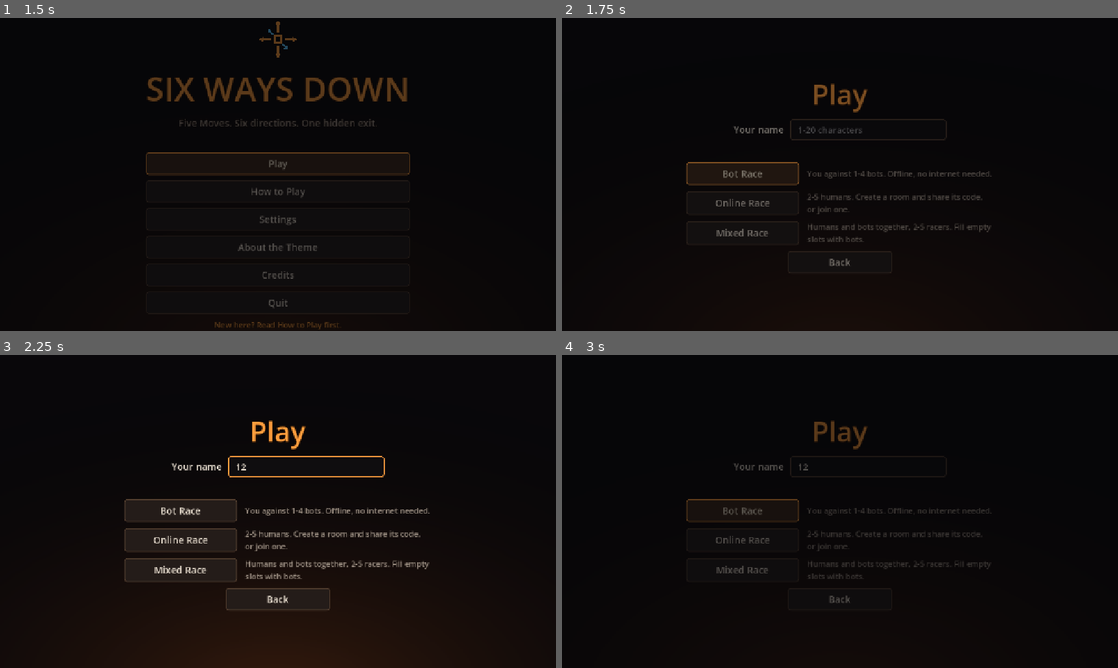
Above: before the commit, frames 1-4 (two rows, left to right).
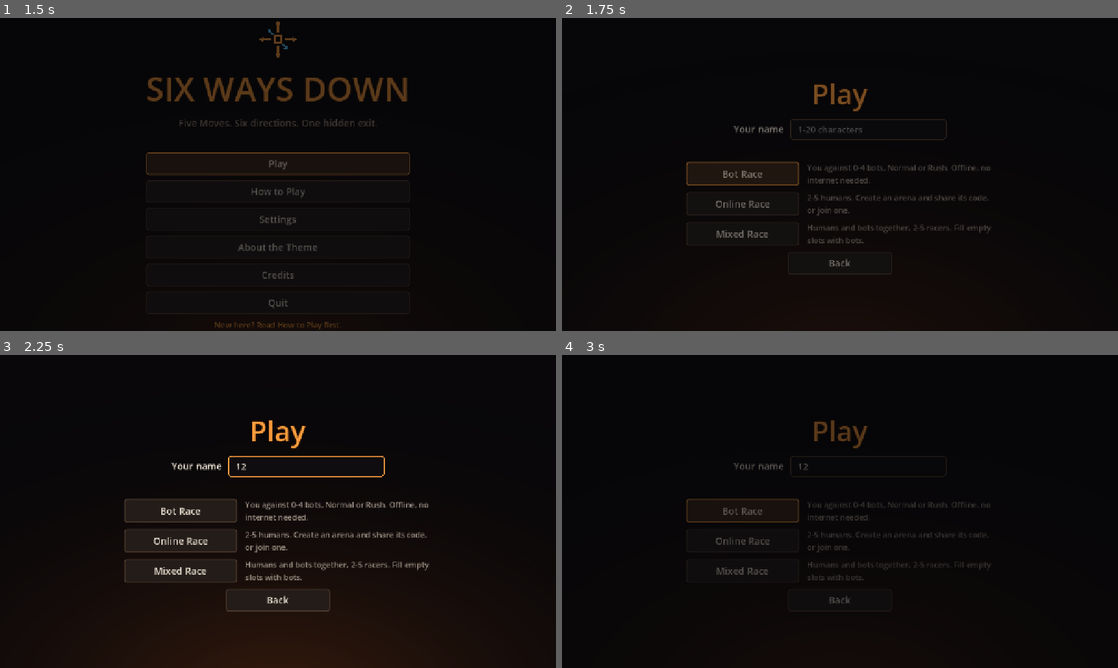
Above: after the commit, the same moments.

Repository: mdraihankabirsifat/Optimus
Game: Godot game, scene res://scenes/ui/splash.tscn
Same seed, same stepped clock (60 frames per second), same inputs: the game is played once before the commit and once after it.
Inputs (mouse positions are in pixels of both pictures, inside the frame that each line leads up to):
- Up to frame 1 (1.5 s): tap Enter (skip_wait) at 0.5 s; move the mouse to (400, 158) at 0.52 s; press the mouse at (400, 158) at 0.53 s; hold D (move_right) 0.53-1.25 s; tap Space (jump) at 0.77 s; release the mouse at (400, 158) at 1.25 s; click "Play" at 1.25 s
- Up to frame 2 (1.75 s): no input
- Up to frame 3 (2.25 s): click (305, 467) at 2.02 s; type "12" at 2.1 s
- Up to frame 4 (3 s): click "Bot Race" at 2.75 s

Frame 1 is identical in both runs. In frame 2, 1.7% of the frame differs, in the area x 22-78%, y 20-80%; in frame 3, 2.8%, in the area x 22-78%, y 20-82%; in frame 4, 1.1%.

Commit message:
Document Prompt 3; bots remember where they were hurt
README, How to Play, core mechanics (clocks, last-heart state, contact, bot
recovery), cave generation (Rush profiles with measured tables), networking
(arenas, protocol 3), task board and known bugs. Bots now mark a cell as a
hazard when they take damage there and escalate a painful stall straight to
a gravity escape. The physical harness can race Rush caves.

Co-Authored-By: Claude Opus 5 <noreply@anthropic.com>

Diff:
--- a/scripts/bots/bot_controller.gd
+++ b/scripts/bots/bot_controller.gd
@@ -104,6 +104,23 @@
 	_body = get_parent() as PlayerController
 	assert(_body != null, "BotController must be a child of a PlayerController")
 	_body.is_local_player = false
+	_listen_for_damage.call_deferred()
+
+
+## Getting hurt somewhere is something the bot felt: that cell is dangerous from now on,
+## exactly as a person would remember it. And a stall that hurts must not wait politely.
+## Deferred: the racer's health node is only ready after this controller.
+func _listen_for_damage() -> void:
+	if _body == null or _body.health == null:
+		return
+	_body.health.damaged.connect(func(_amount: float, _source: String) -> void:
+		if _body.duel_dof > 0:
+			return
+		var here := CaveBuilder.world_to_cell(_body.global_position)
+		knowledge.observe_hazard(here)
+		if _stall >= STALL_REPLAN and _stage < 2:
+			_stage = 2
+			_stall = STALL_ESCAPE)
 
 
 func _physics_process(delta: float) -> void:
--- a/scripts/ui/mode_select.gd
+++ b/scripts/ui/mode_select.gd
@@ -29,12 +29,12 @@
 	col.add_child(_name_note)
 
 	var bot := _mode_card(col, "Bot Race",
-		"You against 1-4 bots. Offline, no internet needed.",
+		"You against 0-4 bots, Normal or Rush. Offline, no internet needed.",
 		func() -> void:
 			if _save_name():
 				SceneRouter.go_to(SceneRouter.LOBBY))
 	_mode_card(col, "Online Race",
-		"2-5 humans. Create a room and share its code, or join one.",
+		"2-5 humans. Create an arena and share its code, or join one.",
 		func() -> void: _online("online"))
 	_mode_card(col, "Mixed Race",
 		"Humans and bots together, 2-5 racers. Fill empty slots with bots.",
--- a/tests/bot_physical.gd
+++ b/tests/bot_physical.gd
@@ -6,14 +6,17 @@
 ##   seeds=N   how many caves (default 10)
 ##   walls=0/1 allow 90-degree wall-walk planning (default: the planner's own default)
 ##   skill=0-2 (default 2)
+##   rush=180/300/480   race a Rush cave of that length (the race limit becomes the Rush length)
+##   limit=S   race time limit in seconds (default 150)
 ## Exits non-zero if fewer than 75% of bots finish, which would mean bots are getting stuck.
 
-const RACE_LIMIT := 150.0
+var RACE_LIMIT := 150.0
 const BOTS := 4
 
 var _seeds := 10
 var _skill := 2
 var _walls := -1
+var _rush := 0
 
 
 func _ready() -> void:
@@ -26,6 +29,10 @@
 			"seeds": _seeds = int(kv[1])
 			"skill": _skill = int(kv[1])
 			"walls": _walls = int(kv[1])
+			"rush":
+				_rush = int(kv[1])
+				RACE_LIMIT = float(_rush)
+			"limit": RACE_LIMIT = float(kv[1])
 	if _walls >= 0:
 		BotPlanner.wall_walks_enabled = _walls == 1
 	print("\nphysical bot races: %d caves x %d bots, skill %d, wall-walks %s"
@@ -43,6 +50,9 @@
 		world.fixed_seed = s
 		world.bot_count = BOTS
 		world.bot_skill = _skill
+		if _rush > 0:
+			world.ruleset = AppConfig.RULESET_RUSH
+			world.rush_seconds = _rush
 		# Measures cave traversal only; the Freedom Duel would stop the field at two finishers.
 		world.duel_enabled = false
 		add_child(world)
Not shown, changed: AI_CONTEXT.md
Not shown, changed: README.md
Not shown, changed: docs/CAVE_GENERATION.md
Not shown, changed: docs/CORE_MECHANICS.md
Not shown, changed: docs/NETWORKING.md
Not shown, changed: docs/SUBMISSION_CHECKLIST.md
Not shown, changed: docs/TASK_BOARD.md
